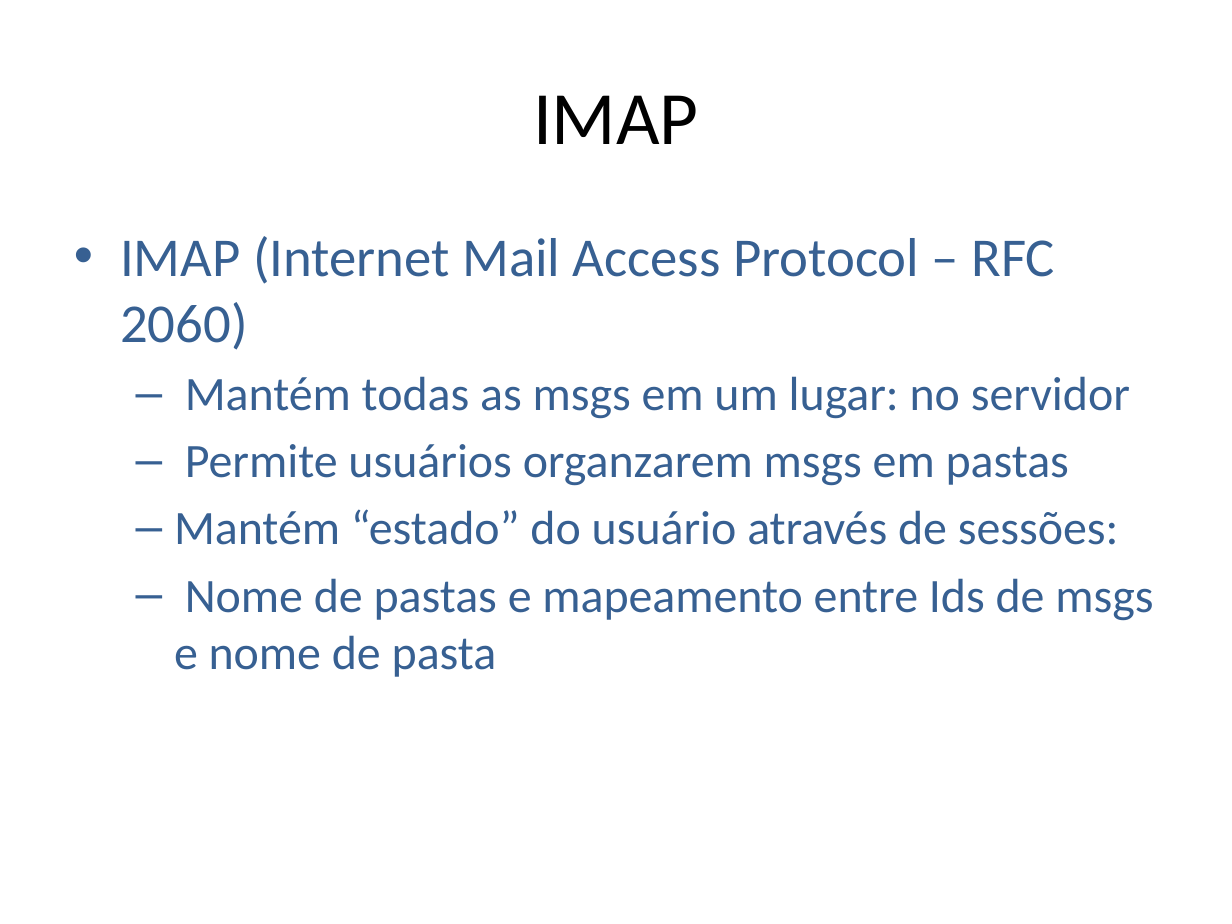
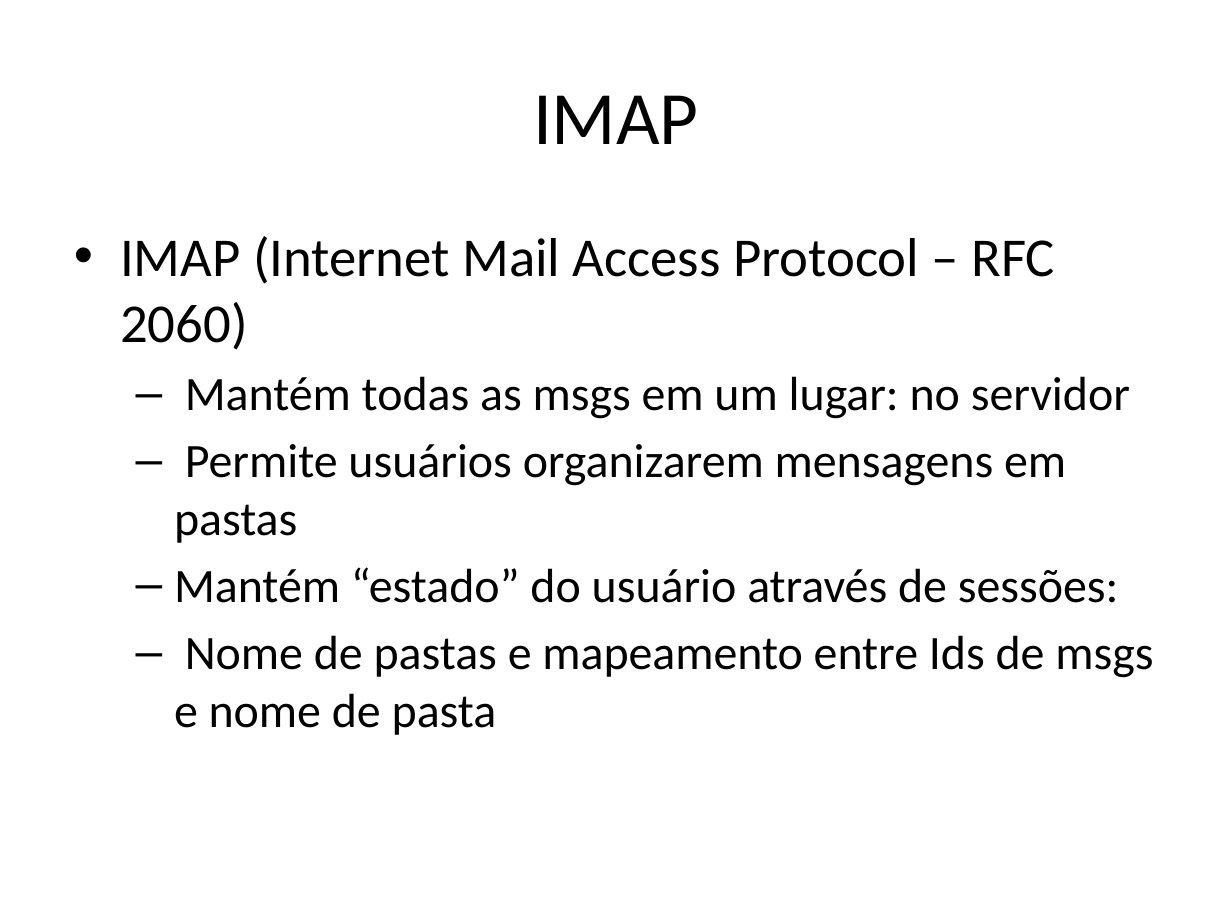
Before and after one commit to niviaquental/niviaquental.github.io, a slide deck: slide 12 of Presentations/Aula03-Aplicacao-EmailDNS/03-DNSEmail.pptx (slide 11 before the commit). Drawn at 1232x924 pixels with LibreOffice and Linux fonts; fonts in the diff are those of the drawing; background and template pictures are left out. Boxes give left, top, right and bottom in pixels: in the first picture for what was removed or moved away, otherwise in the second. Text is boxed around its words. In the diff, an @@ line names an element or a change of style, - is before the commit and + after.

```diff
--- a/Presentations/Aula03-Aplicacao-EmailDNS/03-DNSEmail.pptx
+++ b/Presentations/Aula03-Aplicacao-EmailDNS/03-DNSEmail.pptx
@@ text at [120, 236, 1153, 735]: text colour #376092 to #000000 in "IMAP (Internet Mail Access Protocol – RFC ...", "Mantém todas as msgs em um lugar: ...", "Mantém “estado” do usuário através de sessões:", "Nome de pastas e mapeamento entre Ids ..." @@
@@ text at [174, 444, 1066, 543]: text changed; text colour #376092 to #000000 @@
-  – Permite usuários organzarem msgs em pastas
+  – Permite usuários organizarem mensagens em pastas
```
Also in this commit, not shown: 21 other slides changed, 3 slides added, 1 slide removed, 2 other files.
